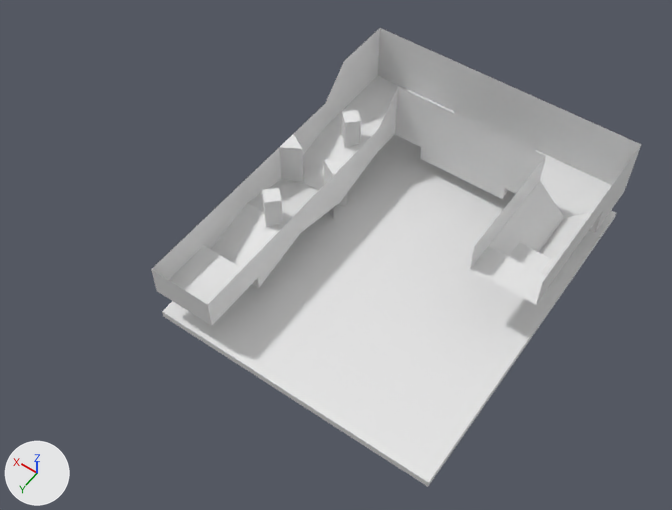
Before and after pictures for a commit that changed the Blender file Assets/World/Level1.blend.
The view is the same before and after, from a 50 mm camera at (-47.6, 41.9, 84.3) aimed at (-7.1, -14.8, -4.9). Lighting does not change. The marker at lower left points along +X, +Y and +Z. Materials are left out; every surface is plain grey.

The first picture shows 'Lava', 'Plane'.
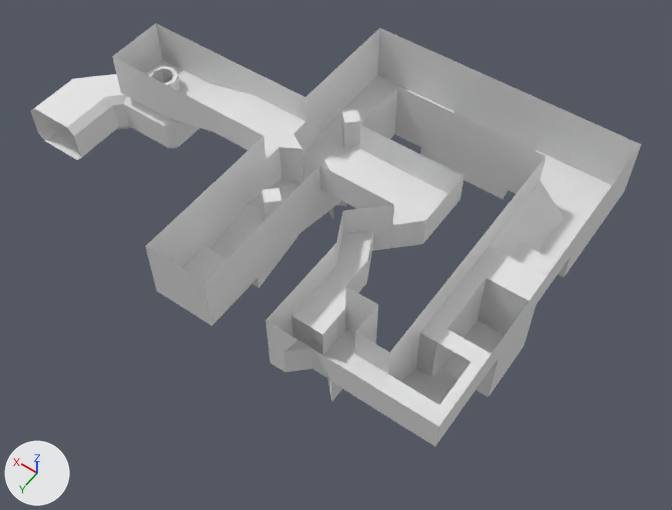
The change, as a list of edits to the scene's bpy script:
```text
Change me_plane:
    used by ob_plane; location = (0.0, 0.0, 0.0)
    remove me_plane.from_pydata(...)  # 108 vertices, 90 faces; spans x -32.0..4.0, y -40.0..4.0, z -4.0..8.0
    add me_plane.from_pydata(...)  # 298 vertices, 266 faces; spans x -32.0..37.0, y -40.0..4.0, z -5.0..8.0
    me_plane part 1: 189 vertices added at x -32.0..37.0, y -28.0..4.0, z -5.0..8.0
    me_plane part 2: 1 vertex added at x -32.0, y -24.0, z 0.0
Change ob_lava:
    ob_lava.location: (0.0, 0.0, -4.0) -> (0.0, 0.0, -3.5)
    add ob_lava.hide_set(True)
```

Where the change shows, as pixel boxes (x1, y1, x2, y2) in the pictures (672 x 510 px):
'Plane', reshaped (24% wider, 42% taller)
    before: (151, 28, 641, 326)
    after: (31, 23, 641, 447)
'Lava', hidden
    before: (162, 134, 616, 487)
part 1 of me_plane, added
    after: (31, 23, 547, 447)
part 2 of me_plane, added
    after: (539, 211, 603, 277)
